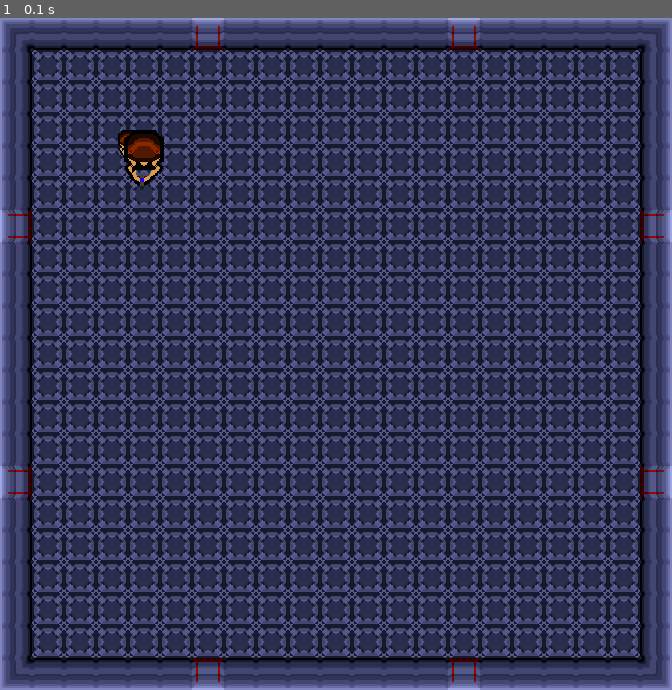
Above: before the commit, frame 1.
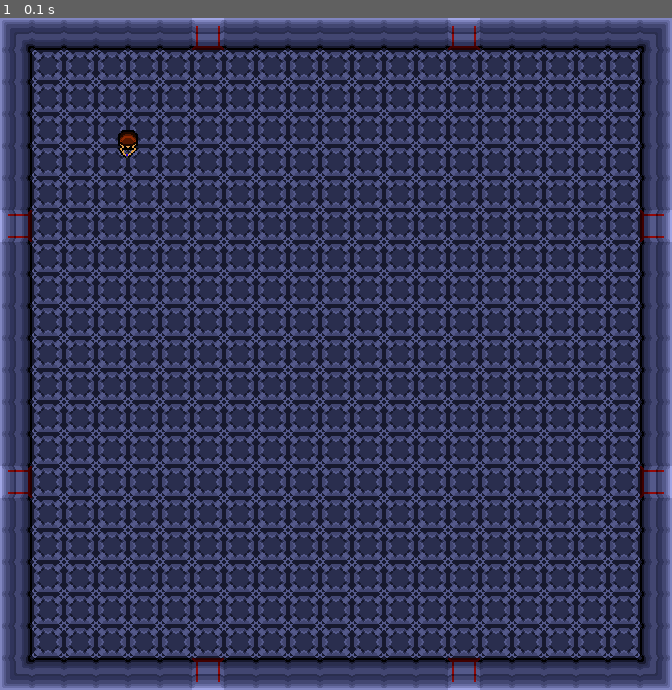
Above: after the commit, the same moment.

Repository: Jay-J-Williams/iTeamA3
Game: pygame game, started from Pygame_GroupProject/Pygame_GroupProject/SolusMiles.py
Same seed, same stepped clock (60 frames per second), same inputs: the game is played once before the commit and once after it.
Inputs:
- Up to frame 1 (0.1 s): no input

The runs differ from the first frame. In frame 1, 0.4% of the frame differs, in the area x 18-25%, y 16-26%.

Commit message:
Removed 2 player images showing up and added move

Diff:
--- a/Pygame_GroupProject/Pygame_GroupProject/SolusMiles.py
+++ b/Pygame_GroupProject/Pygame_GroupProject/SolusMiles.py
@@ -168,7 +168,7 @@
                     AreaSprite((x, y), image, visible_sprites)
 
                     player = GameManager.create_player(pistol)
-                    AreaSprite((player.pos_x, player.pos_y), player.image, visible_sprites)
+                    #AreaSprite((player.pos_x, player.pos_y), player.image, visible_sprites)
 
     def run(self):
         visible_sprites.draw(self.display_surface)
@@ -300,8 +300,13 @@
     __weapon = None
     def __init__(self, health, speed, damage, pos_x, pos_y, power_up, weapon, image, obstacles = None):
         super().__init__(health, speed, damage, pos_x, pos_y, image, obstacles)
+        self.pos_x = pos_x
+        self.pos_y = pos_y
+        self.image = image
+        self.speed = speed
         self.power_up = power_up
         self.weapon = weapon
+        Player.movement(self)
 
     @property
     def power_up(self):
@@ -335,6 +340,38 @@
     def delay(self, weapon: object):
         self.delay = 1000 / self.weapon.fire_rate
         pygame.time.wait(self.delay)
+
+    def movement(self):
+        print("test")
+        keys = pygame.key.get_pressed()
+
+        if keys[pygame.K_a] and self.pos_x > 32:
+            self.char.kill()
+            self.char = ImageTransformer(self.org_image, 270)
+            self.char = self.char.ReturnImage((self.pos_x, self.pos_y), self.groups)
+            self.pos_x -= self.speed
+
+        elif keys[pygame.K_d] and self.pos_x < 608:
+            self.char.kill()
+            self.char = ImageTransformer(self.org_image, 90)
+            self.char = self.char.ReturnImage((self.pos_x, self.pos_y), self.groups)
+            self.pos_x += self.speed
+
+        elif keys[pygame.K_w] and self.pos_y > 32:
+            self.char.kill()
+            self.char = ImageTransformer(self.org_image, 180)
+            self.char = self.char.ReturnImage((self.pos_x, self.pos_), self.groups)
+            self.pos_y -= self.speed
+
+        elif keys[pygame.K_s] and self.pos_y < 608:
+            self.char.kill()
+            self.char = ImageTransformer(self.org_image, 0)
+            self.char = self.char.ReturnImage((self.pos_x, self.pos_y), self.groups)
+            self.pos_y += self.speed
+
+    def Update(self):
+        self.Movement()
+        #self.Collision()
 #-------------------------------------------------------------------------------------------------------------------------------------------------------------------------------------------------------------------------------------------------------------------------
 
 
